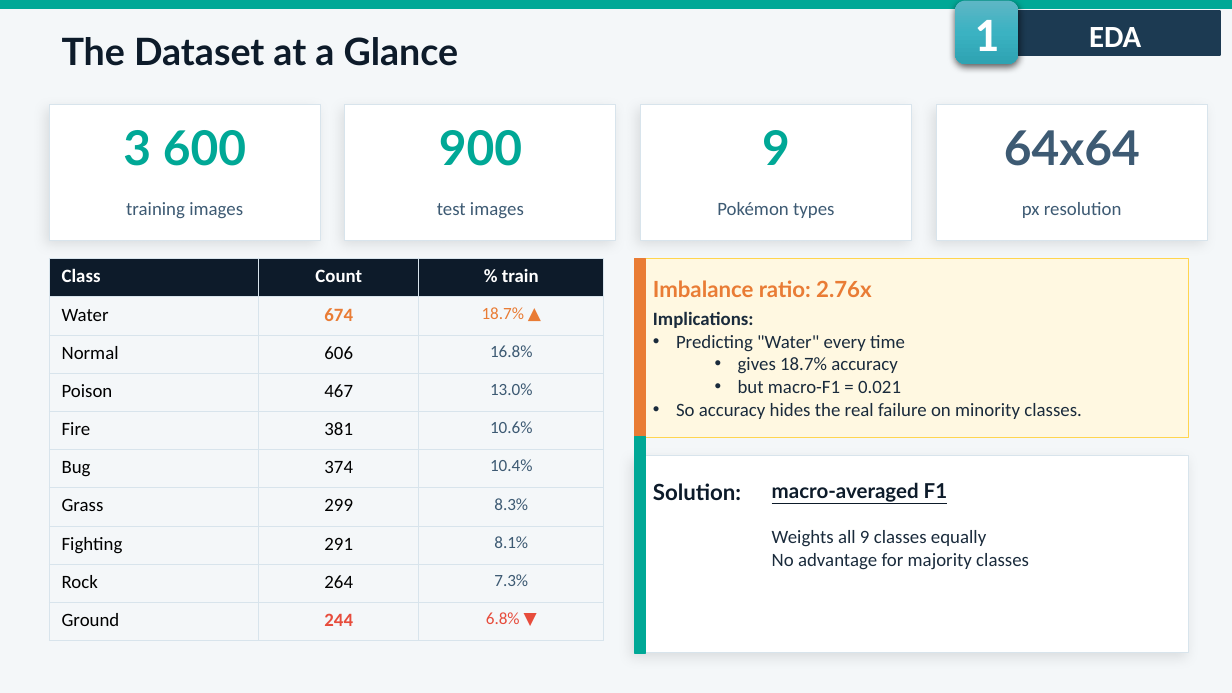
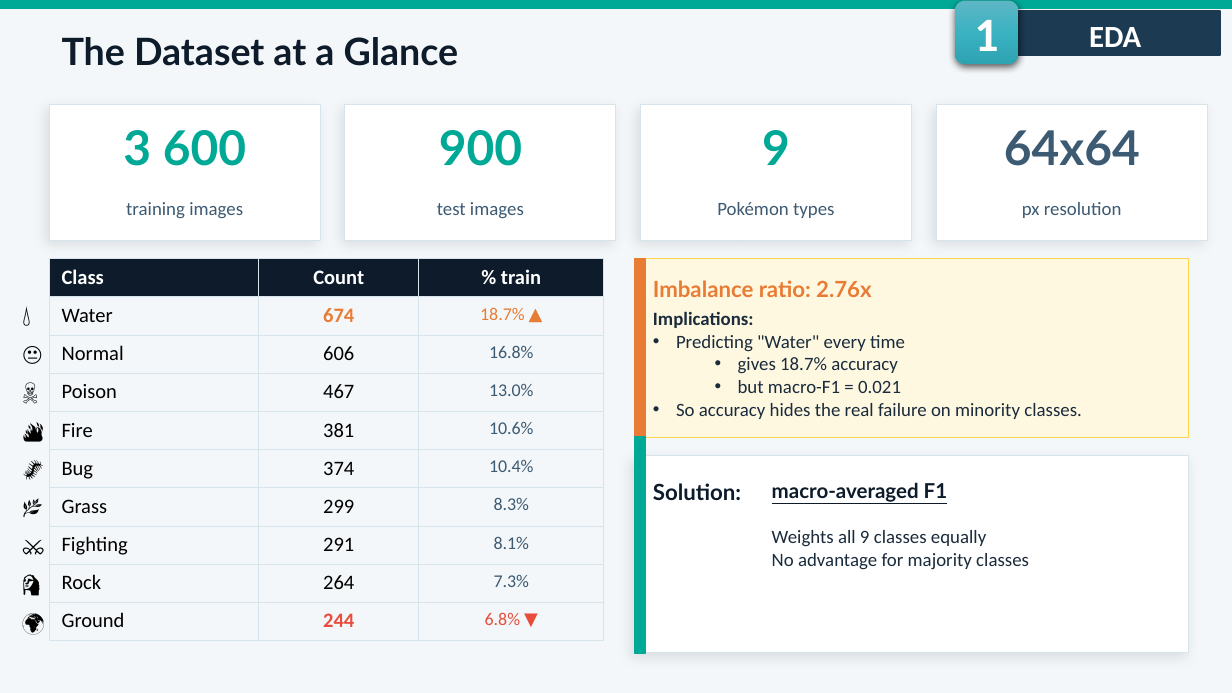
Before and after one commit to fmssilva/DL_Proj, a slide deck: slide 4 of assignment_1/task1/Task1_report.pptx. Drawn at 1232x693 pixels with LibreOffice and Linux fonts; fonts in the diff are those of the drawing. Boxes give left, top, right and bottom in pixels: in the first picture for what was removed or moved away, otherwise in the second. Text is boxed around its words. In the diff, an @@ line names an element or a change of style, - is before the commit and + after.

```diff
--- a/assignment_1/task1/Task1_report.pptx
+++ b/assignment_1/task1/Task1_report.pptx
@@ table at (49,259,604,641) @@
@@ size 11 to 12 pt in "Class", "Count", "% train", "Water" and 17 more places @@
@@ size 10 to 10.5 pt in "18.7% ▲", "16.8%", "13.0%", "10.6%" and 5 more places @@
@@ text added at (11,282,304,641), 12.5 pt, text #000000 @@
+💧
+😐
+☠️
+🔥
+🐛
+🌿
+⚔️
+🗿
+🌍
```
Also in this commit, not shown: 19 other slides changed, 1 slide added, 2 other files.
